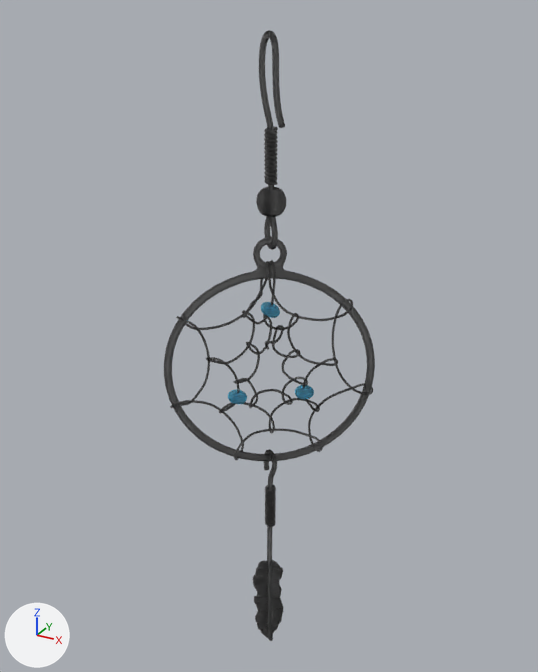
Before and after pictures for a commit that changed the glTF model src/assets/earrings3D/2.glb.
The view is the same before and after, from a 50 mm camera at (0.0253, -0.0462, 0.0025) aimed at (-0.001, 0.0016, -0.0214). Lighting does not change. The marker at lower left points along +X, +Y and +Z. Where no turn or scale is listed for an object, it has been applied to the vertices. Vertices at the same position are counted once.

The older version as bpy lines, for what is in view:
```python
me_11762_earrings_v1_l2 = bpy.data.meshes.new('11762_Earrings_v1_l2')
me_11762_earrings_v1_l2.from_pydata(...)  # 27746 vertices, 55472 faces; spans x -0.0072..0.007, y -0.0044..0.0047, z -0.0292..0.024
# faces by material slot: [51632, 3840]
me_11762_earrings_v1_l2.materials.append(mat_11762_earings_metall)  # grey #777777
me_11762_earrings_v1_l2.materials.append(mat_11762_earings_beads)  # cyan #5dcef0
ob_11762_earrings_v1_l2 = bpy.data.objects.new('11762_Earrings_v1_l2', me_11762_earrings_v1_l2)
ob_11762_earrings_v1_l2.location = (0.0, 0.0, -0.02284)
```
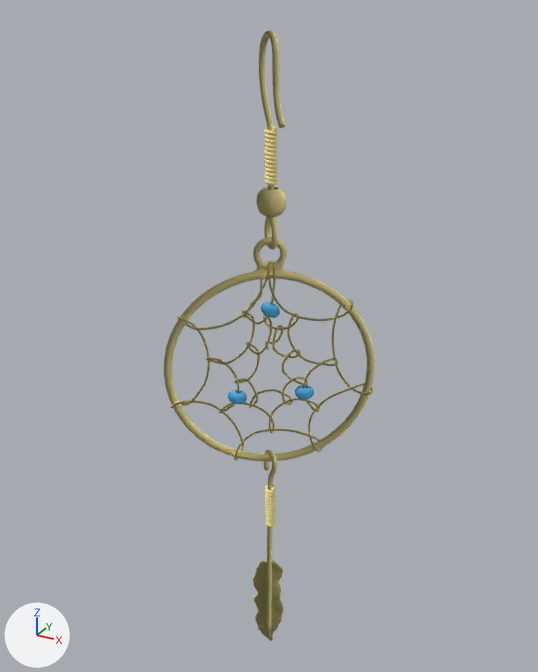
Pixel boxes (x1, y1, x2, y2) of what changed, in the pictures (538 x 672 px):
```json
{"part": 1, "of": "me_11762_earrings_v1_l2", "change": "recoloured", "before": [164, 30, 375, 641], "after": [164, 30, 375, 641]}
{"part": 2, "of": "me_11762_earrings_v1_l2", "change": "recoloured", "before": [228, 302, 314, 404], "after": [228, 302, 314, 404]}
```

Edits to the scene script, one JSON object a line:
```json
{"op": "add", "block": "mat_material_001", "code": ["mat_material_001 = principled_material('Material.001')", "mat_material_001.base_color = (1.0, 0.872, 0.344)  # yellow #fff09e"]}
{"op": "add", "block": "mat_material_002", "code": ["mat_material_002 = principled_material('Material.002')", "mat_material_002.base_color = (0.0723, 0.439, 0.8)  # blue #4cb1e7"]}
{"block": "me_11762_earrings_v1_l2", "where": "me_11762_earrings_v1_l2.from_pydata(...)  # 27746 vertices, 55472 faces; spans x -0.0072..0.007, y -0.0044..0.0047, z -0.0292..0.024"}
{"block": "me_11762_earrings_v1_l2", "where": "# used by ob_11762_earrings_v1_l2; location = (0.0, 0.0, -0.02284)"}
{"block": "me_11762_earrings_v1_l2", "change": "me_11762_earrings_v1_l2 part 1: all 51632 faces that had it switch from mat_11762_earings_metall (grey #777777) to mat_material_001 (yellow #fff09e)"}
{"block": "me_11762_earrings_v1_l2", "change": "me_11762_earrings_v1_l2 part 2: all 3840 faces that had it switch from mat_11762_earings_beads (cyan #5dcef0) to mat_material_002 (blue #4cb1e7)"}
```
